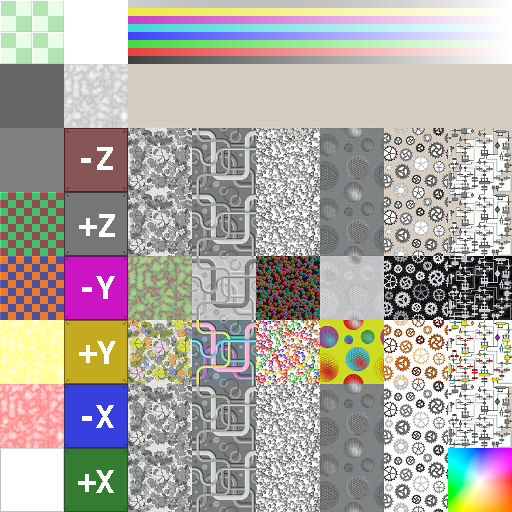
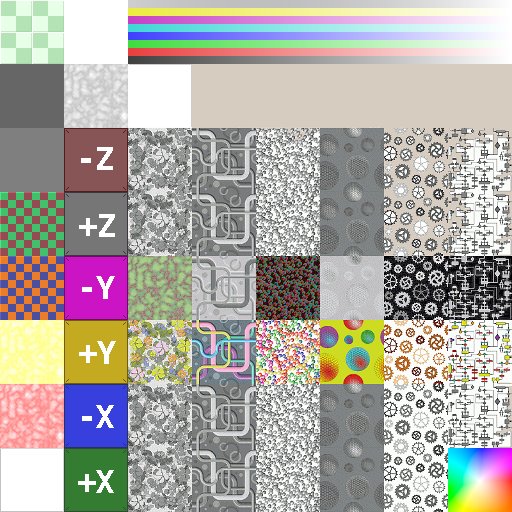
Before/after of a (512, 512) layered artwork. What changed in the layer stack:
added layer "Вставленный слой" (50%) above "tex0_512.png" over [128, 64, 192, 128]
painted on "tex0_512.png" over [128, 64, 192, 128]
